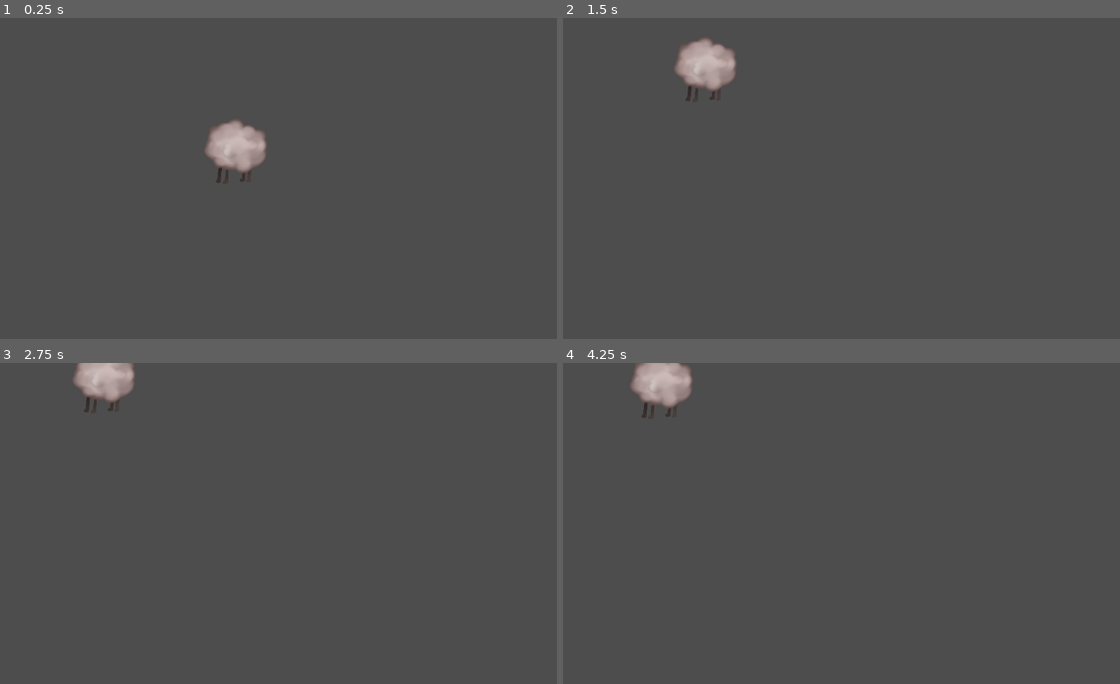
Above: before the commit, frames 1-4 (two rows, left to right).
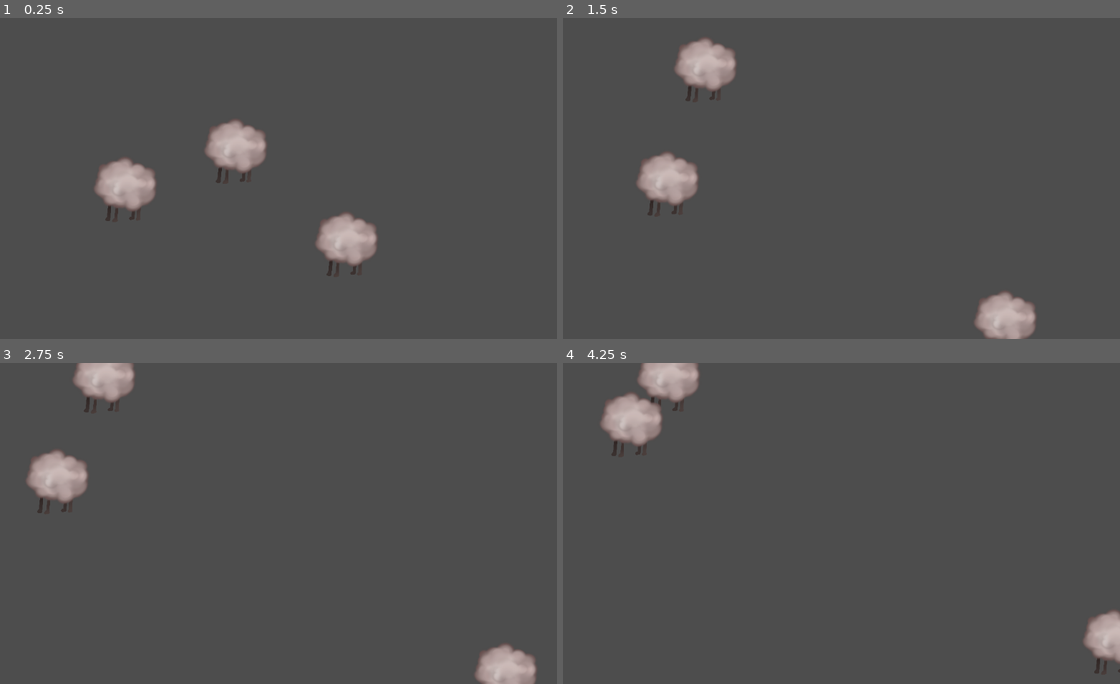
Above: after the commit, the same moments.

Repository: ellajunttari/five-nights-at-the-sheep-farm
Game: Godot game, scene res://game_level.tscn
Same seed, same stepped clock (60 frames per second), same inputs: the game is played once before the commit and once after it.
Inputs (mouse positions are in pixels of both pictures, inside the frame that each line leads up to):
- Up to frame 1 (0.25 s): no input
- Up to frame 2 (1.5 s): move the mouse to (958, 162) at 0.52 s; move the mouse to (718, 194) at 1.27 s
- Up to frame 3 (2.75 s): move the mouse to (328, 452) at 2.02 s
- Up to frame 4 (4.25 s): move the mouse to (808, 587) at 2.77 s; move the mouse to (1003, 571) at 3.52 s

The runs differ from the first frame. In frame 1, 2.8% of the frame differs, in the area x 16-68%, y 43-81%; in frame 2, 2.7%; in frame 3, 2.5%; in frame 4, 3.0%, in the area x 6-100%, y 0-97%.

Commit message:
wolf and sheep base

Diff:
--- a/move/farm/base.gd
+++ /dev/null
@@ -1,46 +0,0 @@
-class_name	BaseClass
-extends CharacterBody2D
-
-#Variables
-@export var base_speed: float = 60.0
-var move_direction = Vector2.ZERO
-
-#This should set the sprite
-@export var npc_texture: Texture2D
-
-func _ready():
-	if npc_texture:
-		# This finds your Sprite2D child and sets its image
-		$Sprite2D.texture = npc_texture
-
-	_on_timer_timeout()
-
-#Movement
-func _physics_process(delta):
-
-	if global_position.distance_to(get_global_mouse_position()) < 200:
-		# Scared state: overrides the wander direction
-		move_direction = (global_position - get_global_mouse_position()).normalized()
-		base_speed = 200
-	else:
-		# Calm state: uses the speed/direction from the Timer
-		# No need to change move_direction here; it keeps the last random value
-		pass
-
-	velocity = move_direction * base_speed
-	move_and_slide()
-
-func _on_timer_timeout():
-	# 1. Roll a "dice" from 0 to 100
-	var chance = randf_range(0, 100)
-
-	# 2. 20% chance to stand still (Idle)
-	if chance < 20:
-		move_direction = Vector2.ZERO
-		base_speed = 0
-	# 3. 80% chance to walk
-	else:
-		base_speed = randf_range(60.0, 100.0)
-		var random_x = randf_range(-1.0, 1.0)
-		var random_y = randf_range(-1.0, 1.0)
-		move_direction = Vector2(random_x, random_y).normalized()
--- a/move/farm/base.tscn
+++ /dev/null
@@ -1,15 +0,0 @@
-[gd_scene format=3 uid="uid://ddlt8uo5ho5cs"]
-
-[ext_resource type="Script" uid="uid://c76vqtt4cdfjc" path="res://base.gd" id="1_rpg24"]
-
-[node name="CharacterBody2D" type="CharacterBody2D" unique_id=583729420]
-script = ExtResource("1_rpg24")
-
-[node name="Sprite2D" type="Sprite2D" parent="." unique_id=524401902]
-
-[node name="CollisionShape2D" type="CollisionShape2D" parent="." unique_id=153641947]
-
-[node name="Timer" type="Timer" parent="." unique_id=724816521]
-wait_time = 2.0
-
-[connection signal="timeout" from="Timer" to="." method="_on_timer_timeout"]
--- a/move/farm/game_level.tscn
+++ b/move/farm/game_level.tscn
@@ -10,3 +10,9 @@
 
 [node name="CharacterBody2D" parent="." unique_id=1600128502 instance=ExtResource("2_df5pp")]
 position = Vector2(544, 294)
+
+[node name="CharacterBody2D2" parent="." unique_id=319791950 instance=ExtResource("2_df5pp")]
+position = Vector2(284, 338)
+
+[node name="CharacterBody2D3" parent="." unique_id=20097255 instance=ExtResource("2_df5pp")]
+position = Vector2(691, 417)
--- a/move/farm/lampaat.gd
+++ b/move/farm/lampaat.gd
@@ -8,6 +8,8 @@
 	# Start the first move immediately
 	_on_timer_timeout()
 	#choose_new_direction()
+
+
 
 func _physics_process(delta):
 
--- /dev/null
+++ b/move/farm/sheep.gd
@@ -0,0 +1,91 @@
+extends CharacterBody2D
+
+#Wolf has a 10% change of standing still (sheep 20%) and the range of movement
+#is 60-120 (sheep 60-90)
+
+#Variables
+var speed : float = 60.0
+var move_direction : Vector2 = Vector2.ZERO
+
+################################
+#Sprite handling
+##############################
+#sprite sheet for different variations
+#This allows you to drag as many different sheep sprites as you want into a single list in the Inspector.
+@export var variations: Array[Texture2D] = []
+# --->
+# 3. How to set it up in the Editor
+# 	Select your NPC in the Scene tree.
+#
+# 	In the Inspector, find the Variations array.
+#
+# 	Change the Size from 0 to 5 (or however many sheep sprites you have).
+#
+# 	Drag each unique .png file into the empty slots.
+
+#Tracking where head and tail is
+@export var head_offset: Vector2 = Vector2.ZERO
+@export var tail_offset: Vector2 = Vector2.ZERO
+# 2. Finding the Values in the EditorYou don't need to guess the coordinates.
+# Follow these steps for each animal:
+#	Open your Sheep scene.
+#
+#	Select the Sprite2D.
+#
+#	Hover your mouse over the sheep's head in the viewport.
+#
+#	Look at the bottom-left of the editor; it will show the $x$ and $y$ coordinates.
+#
+#	Select the Sheep root node and type those $x$ and $y$ values into the head_offset in the Inspector.
+
+
+
+func _ready():
+
+	#Sprite variation
+	if variations.size() > 0:
+		# Pick one random image from your list
+		var random_sprite = variations.pick_random()
+		$Sprite2D.texture = random_sprite
+
+	# Start the first move immediately
+	_on_timer_timeout()
+
+func get_head_position():
+	# If the sprite is flipped, we have to flip the X offset too
+	var current_offset = head_offset
+	if $Sprite2D.flip_h:
+		current_offset.x = -head_offset.x
+
+	# Return the NPC position + the offset
+	return global_position + current_offset
+###################################
+
+func _physics_process(delta):
+
+	if global_position.distance_to(get_global_mouse_position()) < 200:
+		# Scared state: overrides the wander direction
+		move_direction = (global_position - get_global_mouse_position()).normalized()
+		speed = 200
+	else:
+		# Calm state: uses the speed/direction from the Timer
+		# No need to change move_direction here; it keeps the last random value
+		pass
+
+	velocity = move_direction * speed
+	move_and_slide()
+
+func _on_timer_timeout():
+	# 1. Roll a "dice" from 0 to 100
+	var chance = randf_range(0, 100)
+
+	# 2. 20% chance to stand still (Idle)
+	if chance < 20:
+		move_direction = Vector2.ZERO
+		speed = 0
+	# 3. 80% chance to walk
+	else:
+		speed = randf_range(60.0, 90.0)
+		var random_x = randf_range(-1.0, 1.0)
+		var random_y = randf_range(-1.0, 1.0)
+		move_direction = Vector2(random_x, random_y).normalized()
--- /dev/null
+++ b/move/farm/sheep.tscn
@@ -0,0 +1,14 @@
+[gd_scene format=3 uid="uid://ivi1rrcsyx26"]
+
+[ext_resource type="Script" uid="uid://5hmrslktyjiq" path="res://sheep.gd" id="1_0sl4e"]
+
+[node name="CharacterBody2D" type="CharacterBody2D" unique_id=1791055918]
+script = ExtResource("1_0sl4e")
+
+[node name="Sprite2D" type="Sprite2D" parent="." unique_id=620268170]
+
+[node name="CollisionShape2D" type="CollisionShape2D" parent="." unique_id=262757745]
+
+[node name="Timer" type="Timer" parent="." unique_id=1724981710]
+
+[connection signal="timeout" from="Timer" to="." method="_on_timer_timeout"]
--- /dev/null
+++ b/move/farm/wolf.gd
@@ -0,0 +1,89 @@
+extends CharacterBody2D
+
+#Wolf has a 10% change of standing still (sheep 20%) and the range of movement
+#is 60-120 (sheep 60-90)
+
+#Variables
+var speed : float = 60.0
+var move_direction : Vector2 = Vector2.ZERO
+
+################################
+#Sprite handling
+##############################
+#sprite sheet for different variations
+#This allows you to drag as many different sheep sprites as you want into a single list in the Inspector.
+@export var variations: Array[Texture2D] = []
+# --->
+# 3. How to set it up in the Editor
+# 	Select your NPC in the Scene tree.
+#
+# 	In the Inspector, find the Variations array.
+#
+# 	Change the Size from 0 to 5 (or however many sheep sprites you have).
+#
+# 	Drag each unique .png file into the empty slots.
+
+#Tracking where head and tail is
+@export var head_offset: Vector2 = Vector2.ZERO
+@export var tail_offset: Vector2 = Vector2.ZERO
+# 2. Finding the Values in the EditorYou don't need to guess the coordinates.
+# Follow these steps for each animal:
+#	Open your Sheep scene.
+#
+#	Select the Sprite2D.
+#
+#	Hover your mouse over the sheep's head in the viewport.
+#
+#	Look at the bottom-left of the editor; it will show the $x$ and $y$ coordinates.
+#
+#	Select the Sheep root node and type those $x$ and $y$ values into the head_offset in the Inspector.
+
+
+func _ready():
+	# Start the first move immediately
+	_on_timer_timeout()
+
+	#Sprite variation
+	if variations.size() > 0:
+		# Pick one random image from your list
+		var random_sprite = variations.pick_random()
+		$Sprite2D.texture = random_sprite
+
+func get_head_position():
+	# If the sprite is flipped, we have to flip the X offset too
+	var current_offset = head_offset
+	if $Sprite2D.flip_h:
+		current_offset.x = -head_offset.x
+
+	# Return the NPC position + the offset
+	return global_position + current_offset
+################################################3
+
+func _physics_process(delta):
+
+	if global_position.distance_to(get_global_mouse_position()) < 200:
+		# Scared state: overrides the wander direction
+		move_direction = (global_position - get_global_mouse_position()).normalized()
+		speed = 200
+	else:
+		# Calm state: uses the speed/direction from the Timer
+		# No need to change move_direction here; it keeps the last random value
+		pass
+
+	velocity = move_direction * speed
+	move_and_slide()
+
+func _on_timer_timeout():
+	# 1. Roll a "dice" from 0 to 100
+	var chance = randf_range(0, 100)
+
+	# 2. 10% chance to stand still (Idle)
+	if chance < 10:
+		move_direction = Vector2.ZERO
+		speed = 0
+	# 3. 90% chance to walk
+	else:
+		speed = randf_range(60.0, 150.0)
+		var random_x = randf_range(-1.0, 1.0)
+		var random_y = randf_range(-1.0, 1.0)
+		move_direction = Vector2(random_x, random_y).normalized()
--- /dev/null
+++ b/move/farm/wolf.tscn
@@ -0,0 +1,14 @@
+[gd_scene format=3 uid="uid://cgxnugrgqgk3"]
+
+[ext_resource type="Script" uid="uid://b723l0thae46c" path="res://wolf.gd" id="1_fv4gx"]
+
+[node name="CharacterBody2D" type="CharacterBody2D" unique_id=495421099]
+script = ExtResource("1_fv4gx")
+
+[node name="Sprite2D" type="Sprite2D" parent="." unique_id=873378269]
+
+[node name="CollisionShape2D" type="CollisionShape2D" parent="." unique_id=662788768]
+
+[node name="Timer" type="Timer" parent="." unique_id=899942714]
+
+[connection signal="timeout" from="Timer" to="." method="_on_timer_timeout"]
Not shown, removed: move/farm/base.gd.uid
Not shown, added: move/farm/sheep.gd.uid
Not shown, added: move/farm/wolf.gd.uid
